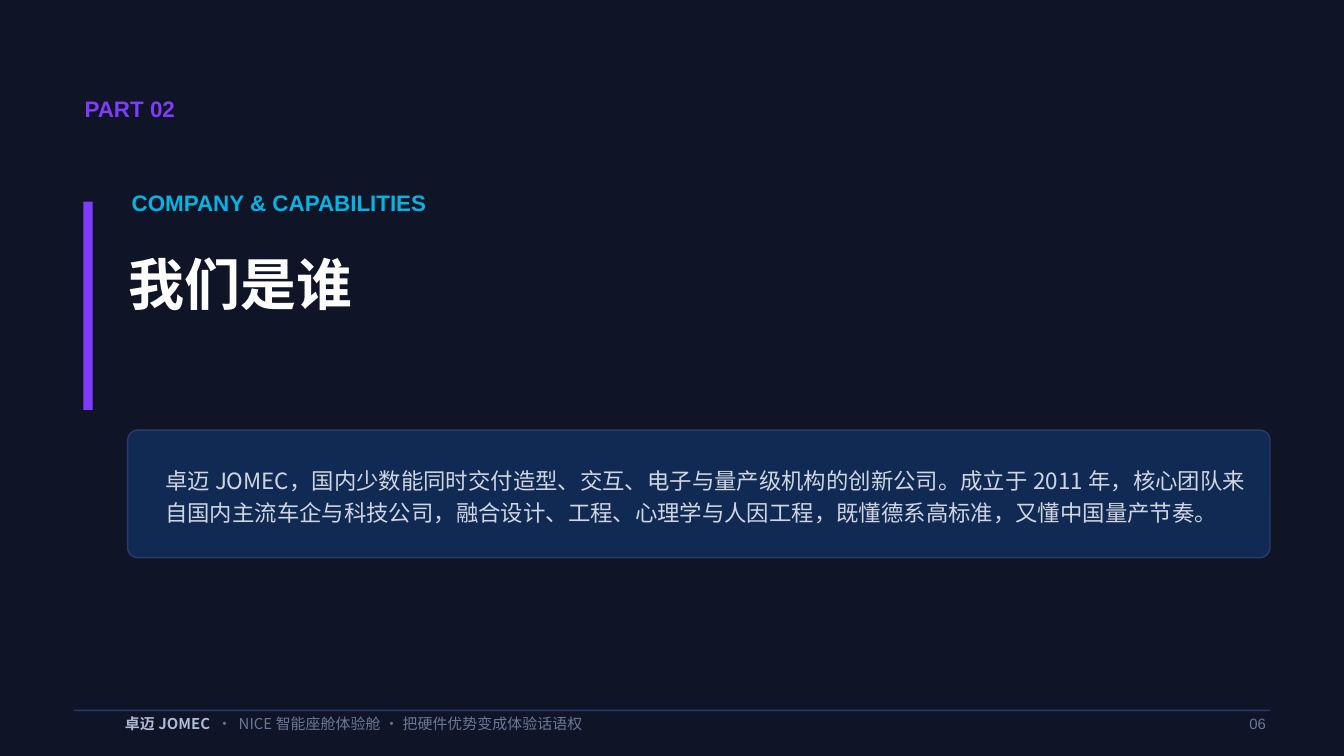
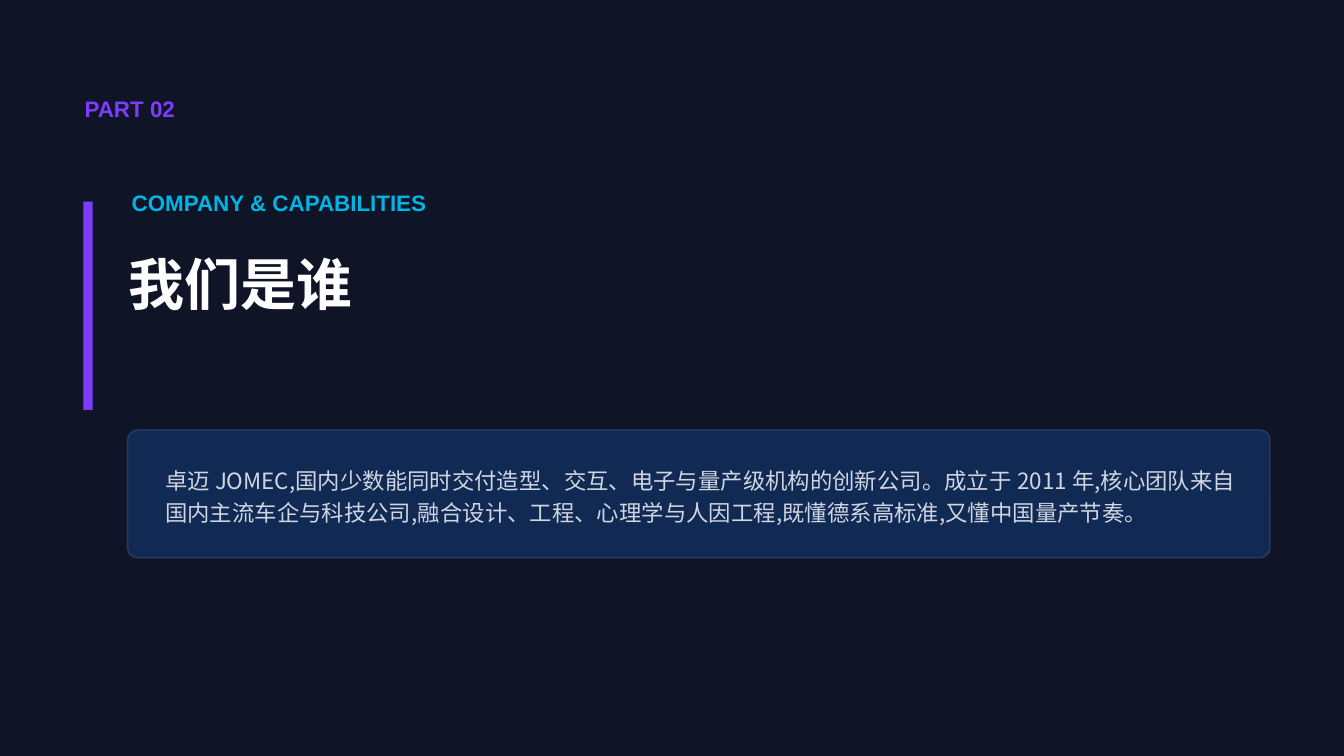
Before and after one commit to JOMECDESIGN/sales-proposal, a slide deck: slide 6 of NICE-智能座舱-售前方案-master-V2.pptx. Drawn at 1344x756 pixels with LibreOffice and Linux fonts; fonts in the diff are those of the drawing. Boxes give left, top, right and bottom in pixels: in the first picture for what was removed or moved away, otherwise in the second. Text is boxed around its words. In the diff, an @@ line names an element or a change of style, - is before the commit and + after.

```diff
--- a/NICE-智能座舱-售前方案-master-V2.pptx
+++ b/NICE-智能座舱-售前方案-master-V2.pptx
@@ text at box(165, 470, 1235, 525): text changed @@
-卓迈 JOMEC，国内少数能同时交付造型、交互、电子与量产级机构的创新公司。成立于 2011 年，核心团队来自国内主流车企与科技公司，融合设计、工程、心理学与人因工程，既懂德系高标准，又懂中国量产节奏。
+卓迈 JOMEC,国内少数能同时交付造型、交互、电子与量产级机构的创新公司。成立于 2011 年,核心团队来自国内主流车企与科技公司,融合设计、工程、心理学与人因工程,既懂德系高标准,又懂中国量产节奏。
@@ rectangle removed at box(74, 710, 1270, 711) @@
@@ text removed at box(125, 716, 583, 731) @@
-卓迈 JOMEC · NICE 智能座舱体验舱 · 把硬件优势变成体验话语权
@@ text removed at box(1249, 718, 1266, 729) @@
-06
```
Also in this commit, not shown: 28 other slides changed.
